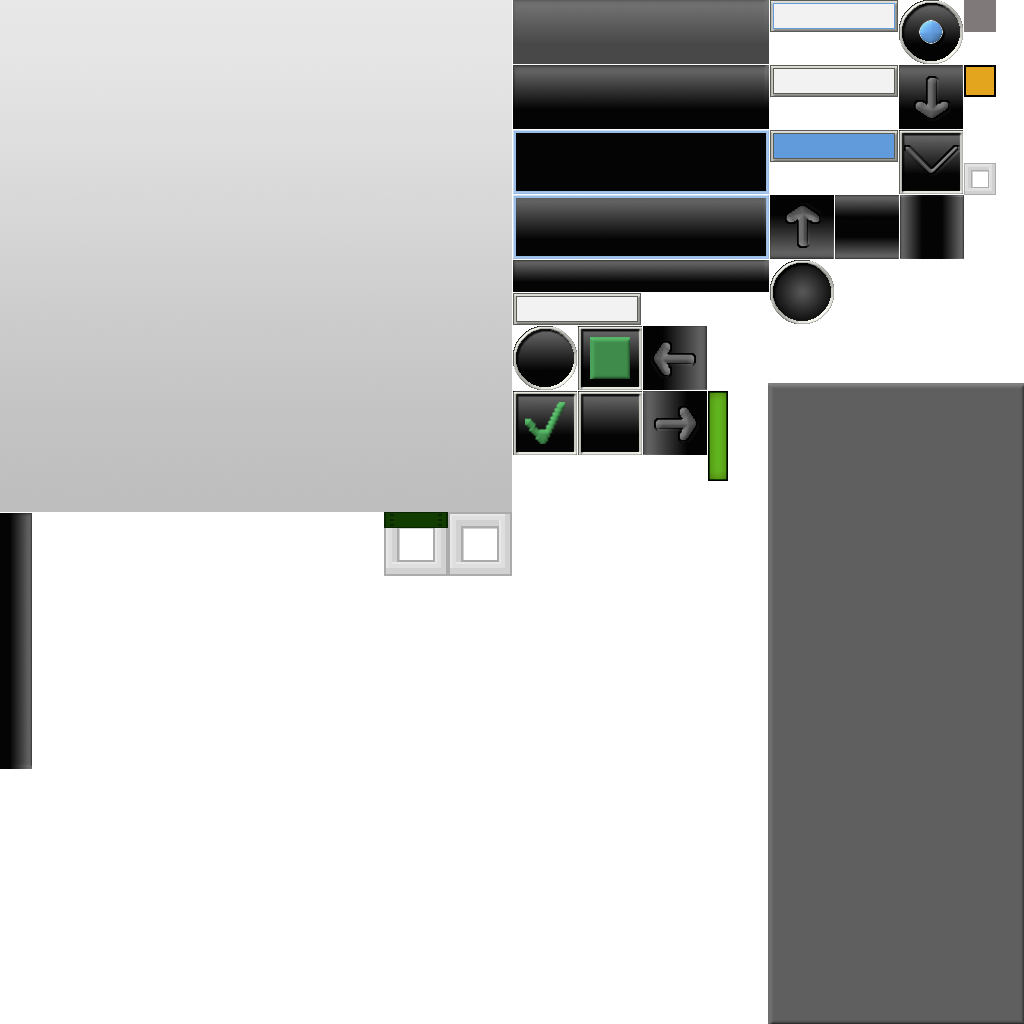
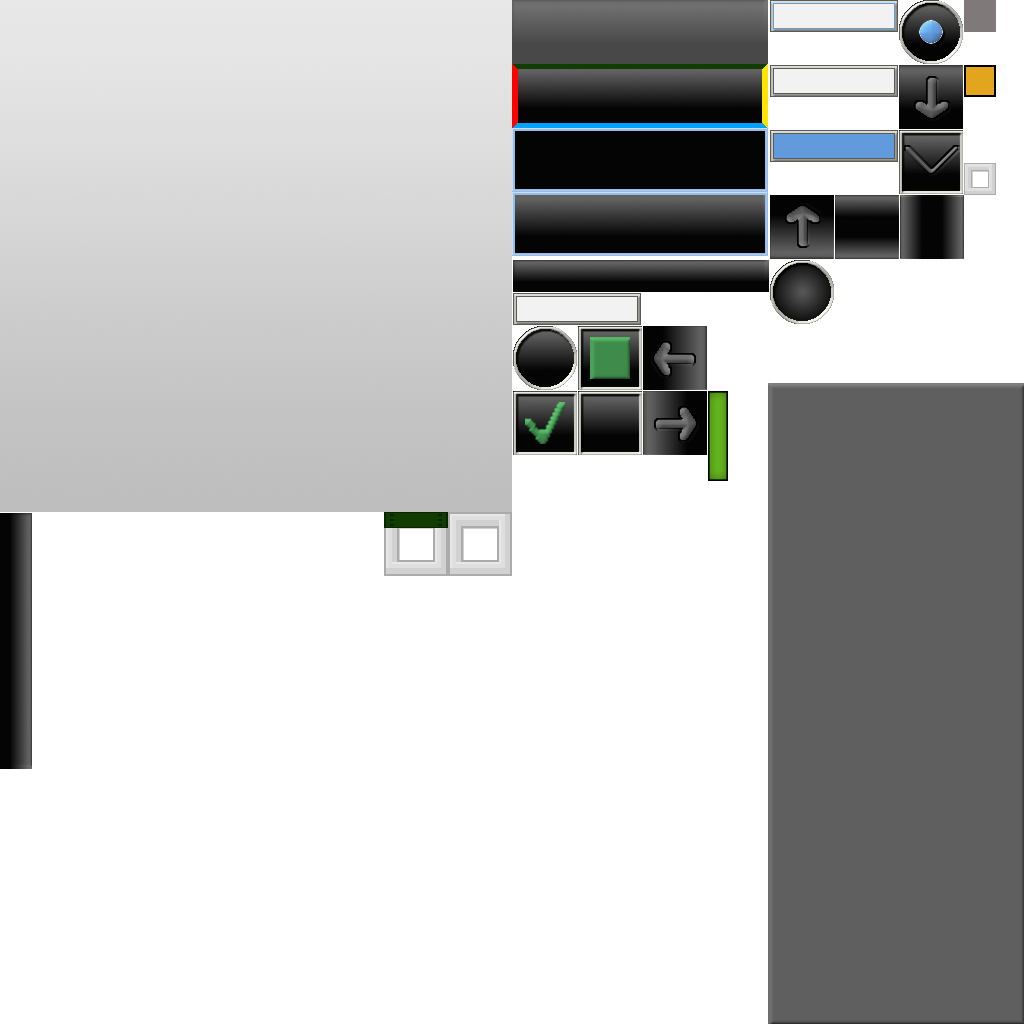
Before/after of a 1024×1024 layered artwork. What changed in the layer stack:
added layer "Layer 4" above "Layer 0" over [512, 64, 768, 128]
painted on "Layer 0" over [512, 0, 769, 259]
